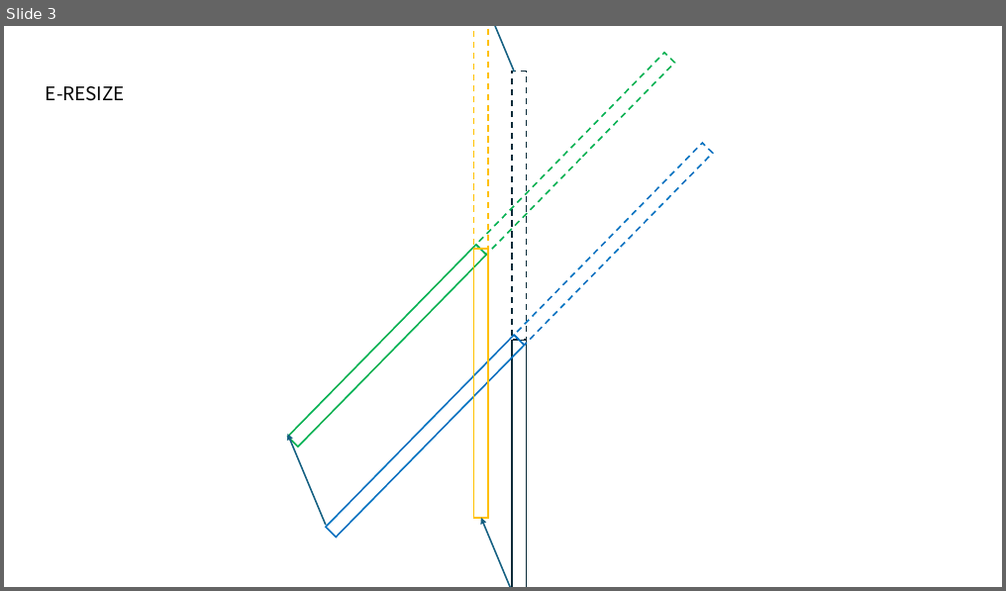
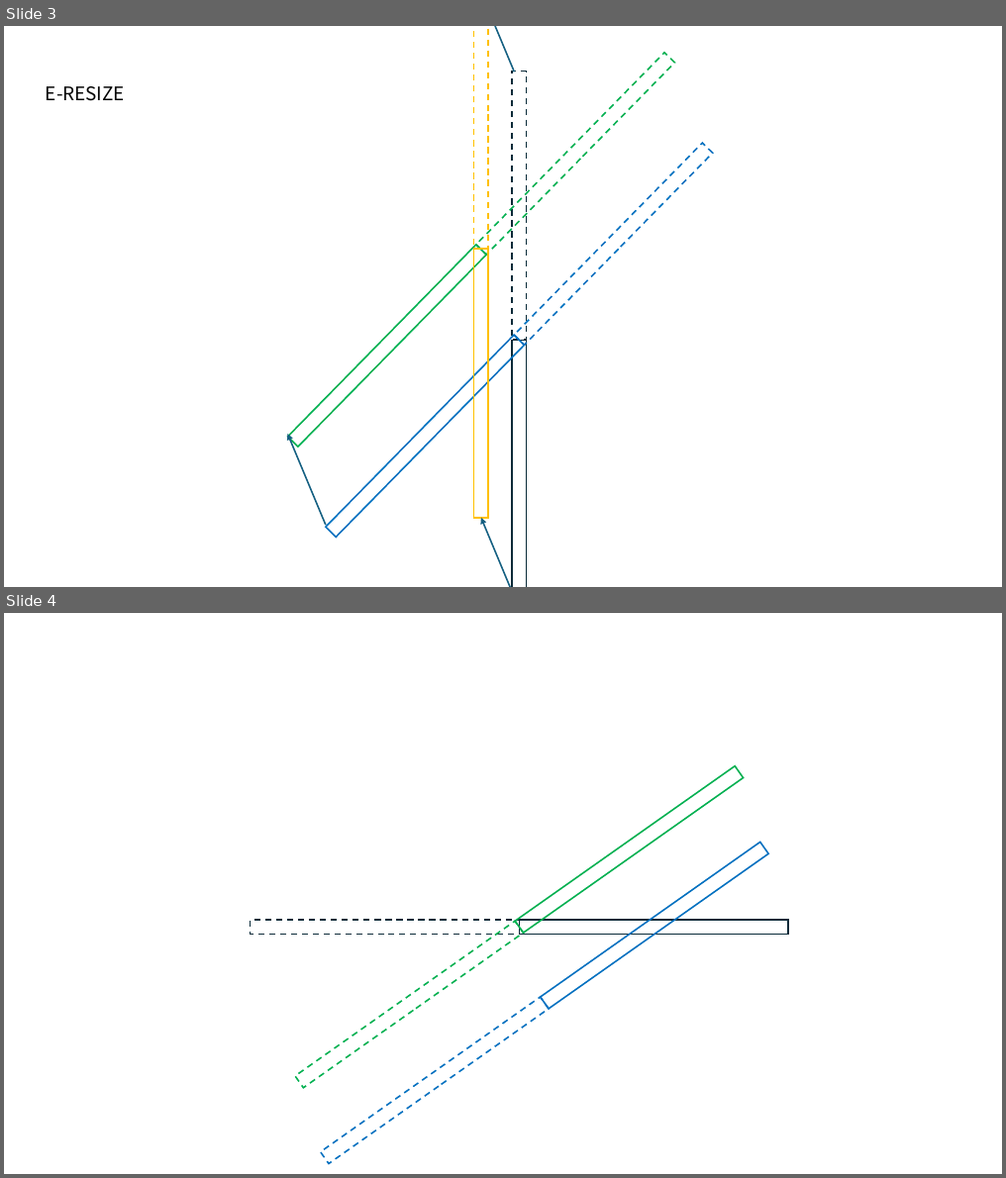
Before and after one commit to akatonboX/ts-react-drawing-sample, a slide deck: メモ.pptm. Shown one above the other, each under a label of ours: slide 3 before the commit, slides 3 and 4 after it. The pictures are 1006x591 and 1006x1178 pixels, drawn with LibreOffice and Linux fonts; fonts in the diff are those of the drawing. Boxes give left, top, right and bottom in pixels: in the first picture for what was removed or moved away, otherwise in the second. Text is boxed around its words. In the diff, an @@ line names an element or a change of style, - is before the commit and + after.

```diff
--- a/メモ.pptm
+++ b/メモ.pptm
@@ slide 4 added at (4,613,1002,1174), background #FFFFFF @@
@@ rectangle added at (515,765,743,933), outline #00B050 1.5 pt @@
@@ rectangle added at (541,843,768,1009), outline #0070C0 1.5 pt @@
@@ rectangle added at (251,920,519,934), outline #092A39 1.5 pt dashed @@
@@ rectangle added at (295,922,524,1088), outline #00B050 1.5 pt dashed @@
@@ rectangle added at (519,920,788,934), outline #092A39 1.5 pt @@
@@ rectangle added at (320,997,548,1163), outline #0070C0 1.5 pt dashed @@
```
Also in this commit, not shown: 1 slide changed, 1 slide removed, 1 other file.
